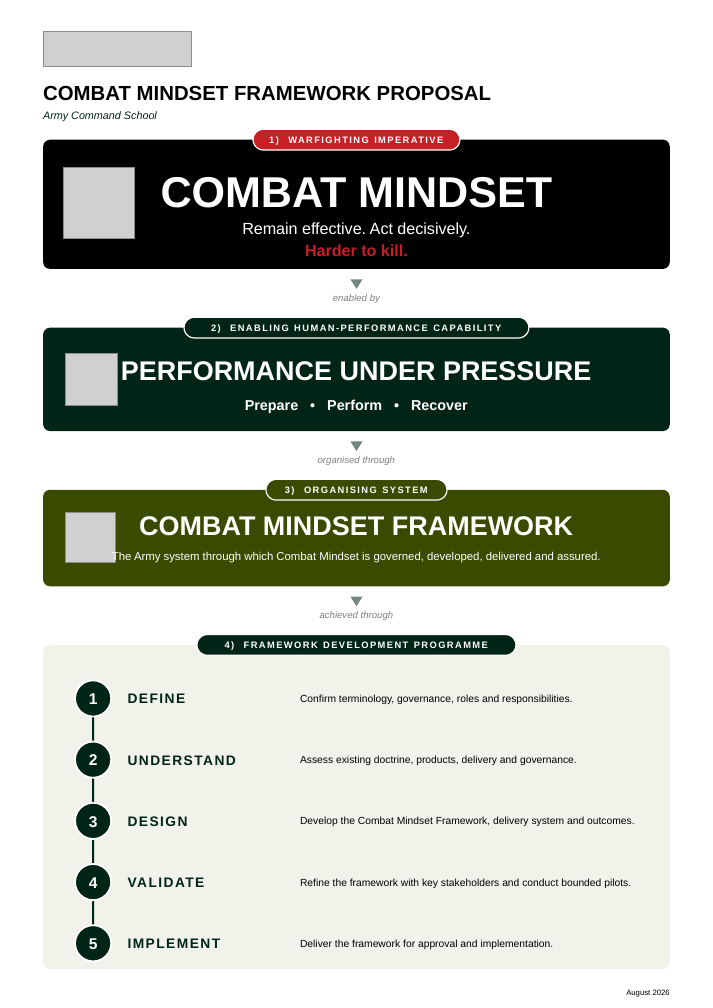
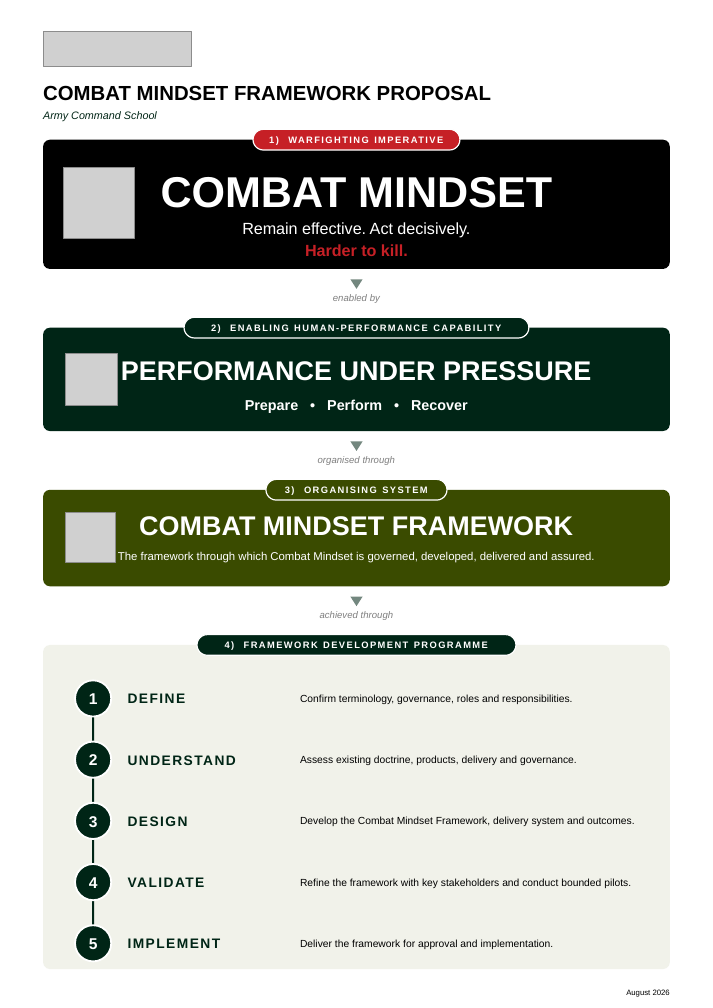
Before and after one commit to TacEdge/PUP, a slide deck: slide 1 of output/combat-mindset-onepager-portrait.pptx. Drawn at 713x1008 pixels with LibreOffice and Linux fonts; fonts in the diff are those of the drawing; grey boxes stand for pictures. Boxes give left, top, right and bottom in pixels: in the first picture for what was removed or moved away, otherwise in the second. Text is boxed around its words. In the diff, an @@ line names an element or a change of style, - is before the commit and + after.

```diff
--- a/output/combat-mindset-onepager-portrait.pptx
+++ b/output/combat-mindset-onepager-portrait.pptx
@@ text at (118, 551, 594, 563): text changed @@
-The Army system through which Combat Mindset is governed, developed, delivered and assured.
+The framework through which Combat Mindset is governed, developed, delivered and assured.
```
Also in this commit, not shown: 5 other files.
